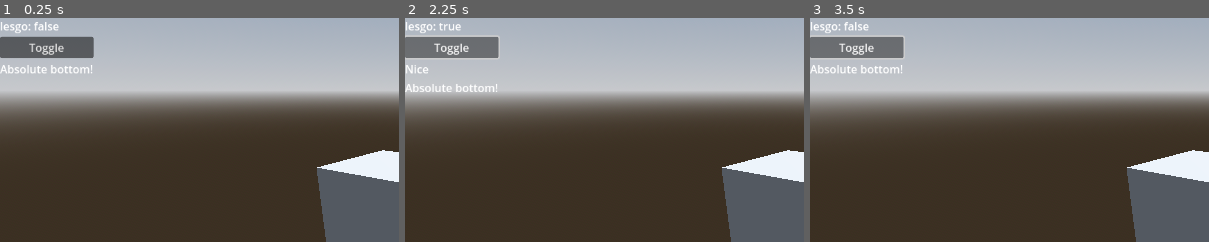
Above: before the commit, frames 1-3 (left to right).
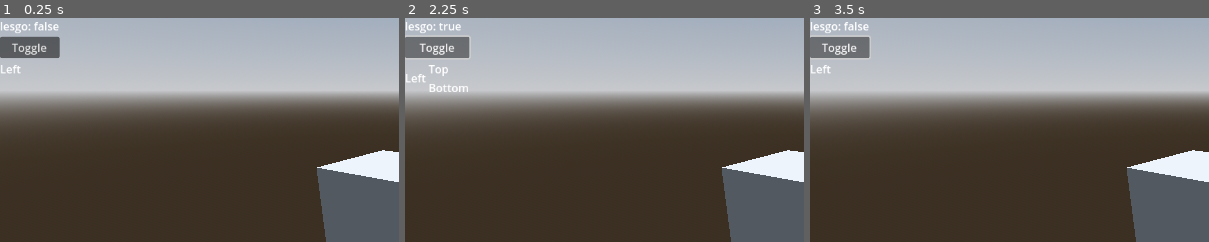
Above: after the commit, the same moments.

Repository: VojtaStruhar/godot-gdgui
Game: Godot game, scene res://test_world.tscn
Two runs of this game, one before a commit and one after it. Both use one fixed random seed, a clock stepped at 60 frames per second and the inputs below. The project has no main scene, so this scene is started directly.
Inputs:
- Up to frame 1 (0.25 s): no input
- Up to frame 2 (2.25 s): click "Toggle" at 0.5 s; click "Toggle" at 1.25 s; click "Toggle" at 2 s
- Up to frame 3 (3.5 s): tap Enter at 2.75 s
The pictures show only the part of the screen within x 0-50%, y 0-50%; the shares and areas given below are measured in that part.

The runs differ from the first frame. In frame 1, 1.5% of the frame differs, in the area x 0-24%, y 8-25%; in frame 2, 1.6%, in the area x 0-24%, y 8-34%; in frame 3, 1.5%.

Commit message:
Added vertical layouts (again). Some refactorization to cut down on layout copypaste

Diff:
--- a/GDGui/gdgui.gd
+++ b/GDGui/gdgui.gd
@@ -71,7 +71,33 @@
 		_layout_stack.append(hbox)
 
 	_increase_call_count()
-
+	_handle_nested_layout_dict()
+
+
+func end_horizontal() -> void:
+	_end_layout("HBoxContainer")
+
+
+func begin_vertical() -> void:
+	var current = _get_current_element()
+	if current is VBoxContainer:
+		_layout_stack.append(current)
+	else:
+		if current != null:
+			_remove_current_element()
+		var vbox = VBoxContainer.new()
+		_add_element(vbox)
+		_layout_stack.append(vbox)
+
+	_increase_call_count()
+	_handle_nested_layout_dict()
+
+
+func end_vertical() -> void:
+	_end_layout("VBoxContainer")
+
+
+func _handle_nested_layout_dict() -> void:
 	var nested_layout = _get_current_element()
 	# There is a Node in its place
 	if not nested_layout is Dictionary:
@@ -79,19 +105,31 @@
 			_remove_current_element()
 		_add_element({})
 
-
 	_call_count_stack.append(0)
 
-
-func end_horizontal() -> void:
+# Use this for end_* layout calls and save on copypaste!
+func _end_layout(name: String) -> void:
 	_cleanup_layout()  # Get rid of any extra items from previous runs
 	_call_count_stack.pop_back()
 	var layout = _layout_stack.pop_back()
 	_increase_call_count()
 
-	if not layout is HBoxContainer:
-		print("WARNING: Called end_horizontal, but the topmost layout wasn't a HBoxContainer: ", layout)
-
+	var should_print_warning = false
+	match name:
+		"HBoxContainer":   should_print_warning = not layout is HBoxContainer
+		"VBoxContainer":   should_print_warning = not layout is VBoxContainer
+		"PanelContainer":  should_print_warning = not layout is PanelContainer
+		"MarginContainer": should_print_warning = not layout is MarginContainer
+
+	if should_print_warning:
+		print("WARNING: Called end_horizontal, but the topmost layout wasn't a %s: " % name, layout)
+
+
+# -------------------------------------------------------- #
+#                                                          #
+#                       UTILITIES                          #
+#                                                          #
+# -------------------------------------------------------- #
 
 func _increase_call_count() -> void:
 	_call_count_stack[-1] += 1
@@ -127,8 +165,6 @@
 		return null
 
 	return element
-
-	return subtree[_call_count_stack[-1]]
 
 
 func _get_parent_layout() -> Control:
--- a/test_world.gd
+++ b/test_world.gd
@@ -11,11 +11,14 @@
 	if gdgui.button("Toggle"):
 		lesgo = not lesgo
 
-	if lesgo:
-		gdgui.label("Nice")
 
 	gdgui.begin_horizontal()
-	gdgui.label("Absolute bottom!")
+	gdgui.label("Left")
+	if lesgo:
+		gdgui.begin_vertical()
+		gdgui.label("Top")
+		gdgui.label("Bottom")
+		gdgui.end_vertical()
 	gdgui.end_horizontal()
 
 
